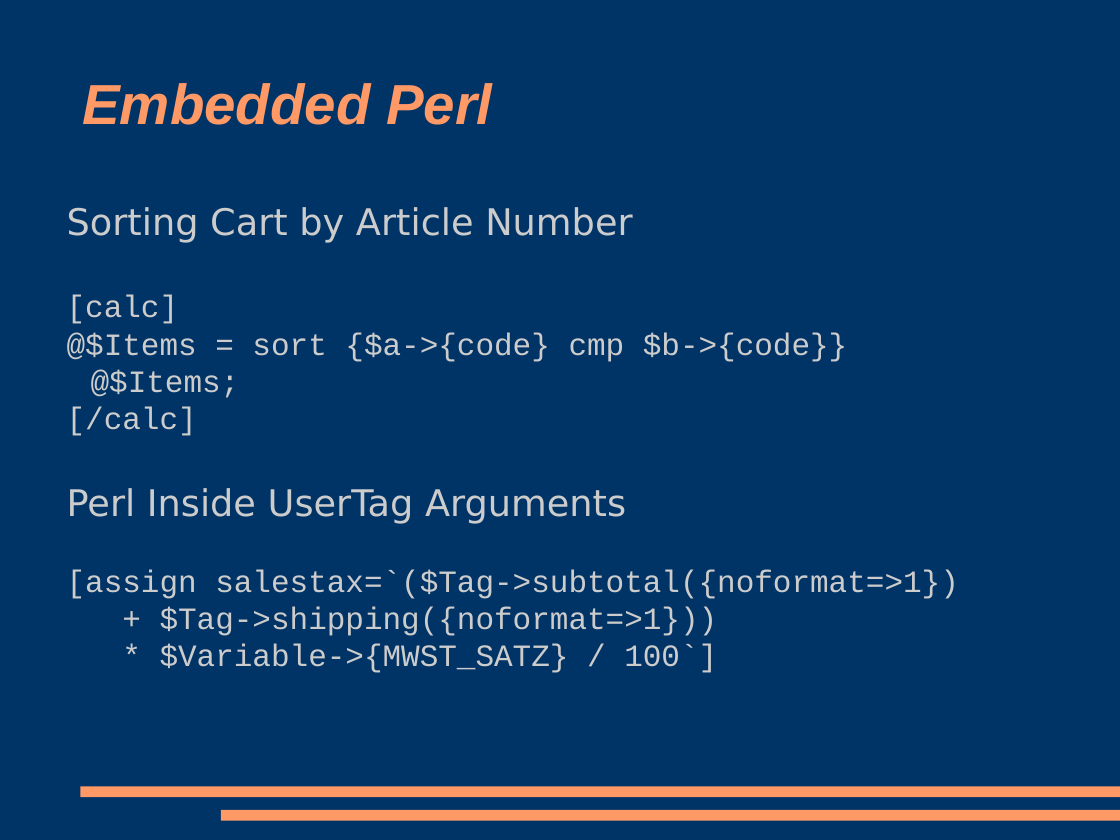
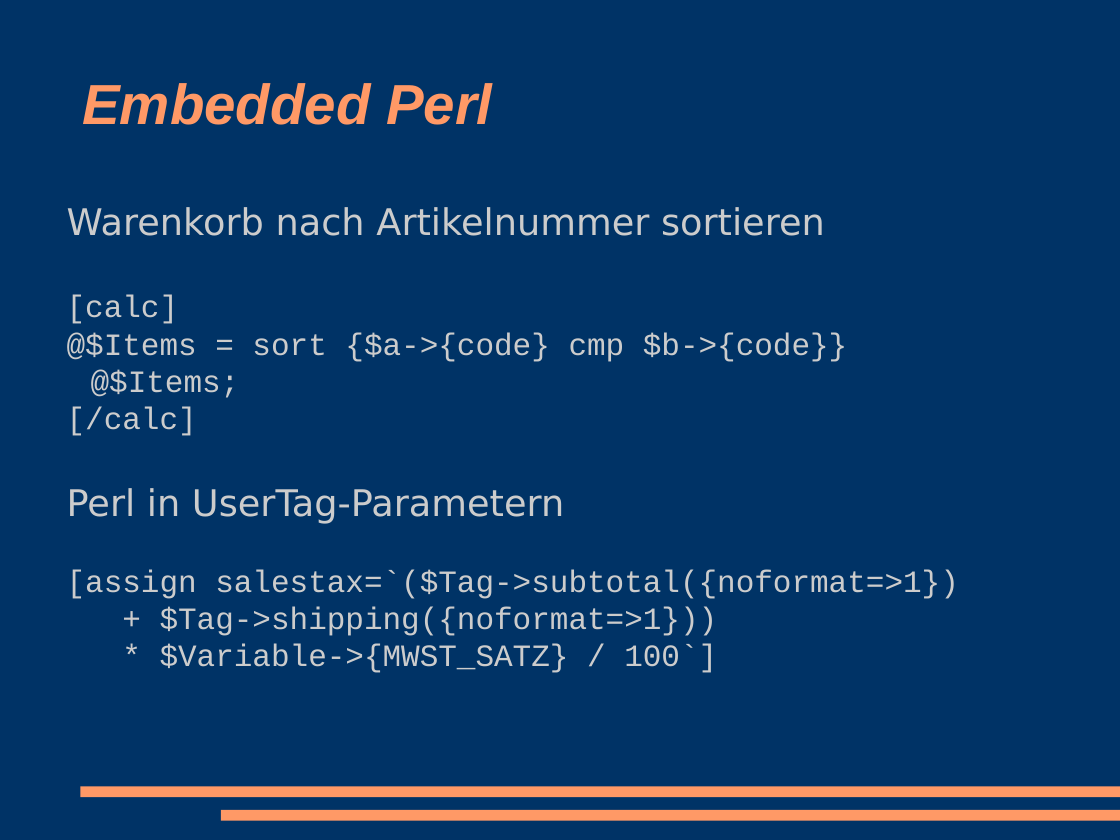
Before and after one commit to racke/Presentations, a slide deck: slide 14 of cebit2009/interchange.odp (slide 8 before the commit). Drawn at 1120x840 pixels with LibreOffice and Linux fonts; fonts in the diff are those of the drawing. Boxes give left, top, right and bottom in pixels: in the first picture for what was removed or moved away, otherwise in the second. Text is boxed around its words. In the diff, an @@ line names an element or a change of style, - is before the commit and + after.

```diff
--- a/cebit2009/interchange.odp
+++ b/cebit2009/interchange.odp
@@ subtitle at (67, 207, 825, 236): text changed @@
-Sorting Cart by Article Number
+Warenkorb nach Artikelnummer sortieren
@@ subtitle at (67, 488, 564, 524): text changed @@
-Perl Inside UserTag Arguments
+Perl in UserTag-Parametern
```
Also in this commit, not shown: 12 other slides changed, 12 slides added, 8 slides removed, 6 other files.
